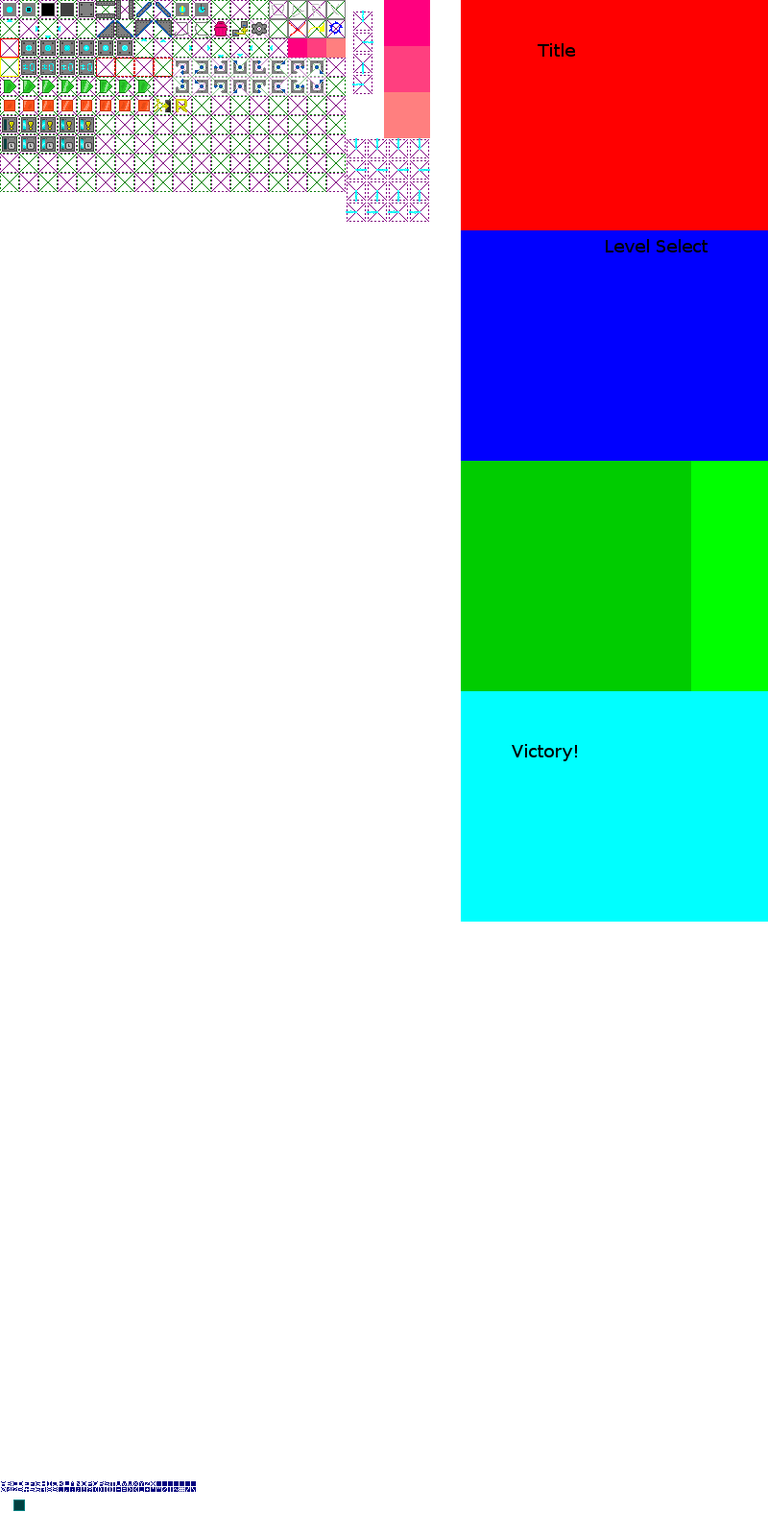
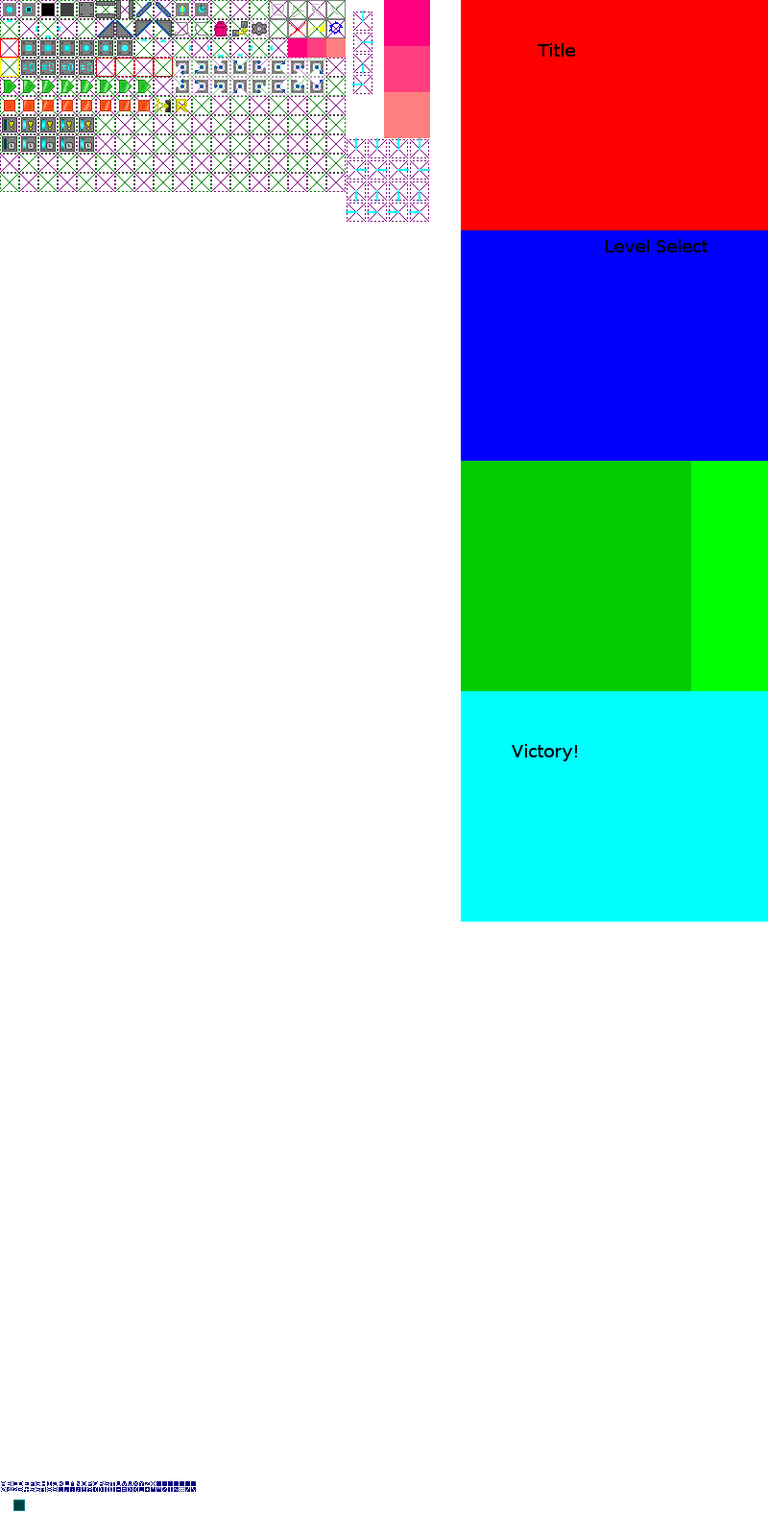
Layer changes from the first 768 x 1536 image to the second:
painted on "stuff" over [98, 21, 171, 37]
